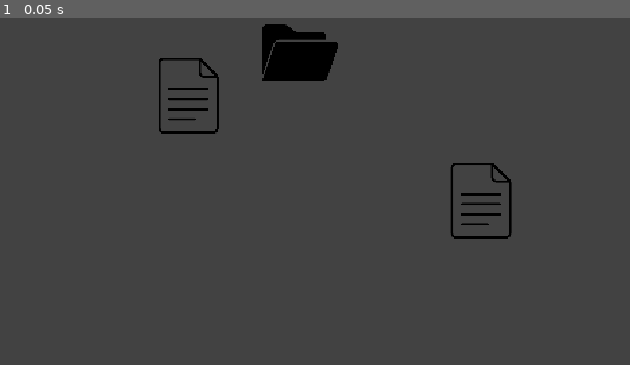
Above: before the commit, frame 1.
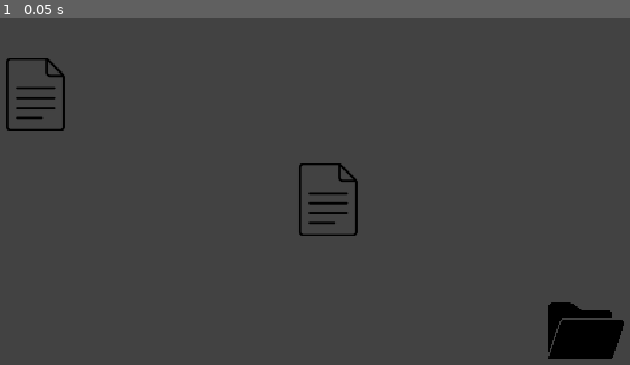
Above: after the commit, the same moment.

Repository: SengulC/pdoom
Game: Godot game, scene res://scenes/level.tscn
The game is run twice, just before and just after one commit, with the same random seed, the same clock (stepped at 60 frames per second) and the same inputs.
Inputs:
- Up to frame 1 (0.05 s): no input

The runs differ from the first frame. In frame 1, 5.0% of the frame differs, in the area x 0-100%, y 1-99%.

Commit message:
FOLDERR UI

Diff:
--- a/pdoom-game/scenes/file.tscn
+++ b/pdoom-game/scenes/file.tscn
@@ -4,12 +4,13 @@
 [ext_resource type="Script" uid="uid://y7hyxaensj5j" path="res://scripts/file.gd" id="2_wr4vy"]
 
 [sub_resource type="RectangleShape2D" id="RectangleShape2D_w2pfo"]
-size = Vector2(420, 530.0001)
+size = Vector2(420, 293.28888)
 
 [node name="File" type="TextureButton" unique_id=963720069]
-offset_right = 512.0
-offset_bottom = 512.0
-scale = Vector2(0.2, 0.2)
+custom_minimum_size = Vector2(100, 100)
+custom_maximum_size = Vector2(100, 100)
+offset_right = 75.0
+offset_bottom = 100.0
 pivot_offset_ratio = Vector2(0.5, 0)
 texture_normal = ExtResource("1_g4uxh")
 script = ExtResource("2_wr4vy")
@@ -17,6 +18,7 @@
 [node name="FileArea2D" type="Area2D" parent="." unique_id=1074028692]
 
 [node name="CollisionShape2D" type="CollisionShape2D" parent="FileArea2D" unique_id=457214113]
-position = Vector2(255.99982, 254.99995)
-scale = Vector2(0.99999964, 0.99999964)
+z_index = 5
+position = Vector2(51.000015, 51)
+scale = Vector2(0.21369866, 0.3614184)
 shape = SubResource("RectangleShape2D_w2pfo")
--- a/pdoom-game/scenes/file_popup.tscn
+++ b/pdoom-game/scenes/file_popup.tscn
@@ -4,6 +4,7 @@
 
 [node name="FilePopup" type="ColorRect" unique_id=1449711572 groups=["filePopup"]]
 visible = false
+z_index = 5
 anchors_preset = 8
 anchor_left = 0.5
 anchor_top = 0.5
--- /dev/null
+++ b/pdoom-game/scenes/folder_popup.tscn
@@ -0,0 +1,41 @@
+[gd_scene format=3 uid="uid://bhrxyglvvdsj4"]
+
+[ext_resource type="Script" uid="uid://d0d712jm1iqtq" path="res://scripts/file_popup.gd" id="1_ewifn"]
+
+[node name="FolderPopup" type="ColorRect" unique_id=1449711572 groups=["filePopup"]]
+z_index = 5
+anchors_preset = 8
+anchor_left = 0.5
+anchor_top = 0.5
+anchor_right = 0.5
+anchor_bottom = 0.5
+offset_left = -250.0
+offset_top = -200.0
+offset_right = 250.0
+offset_bottom = 200.0
+grow_horizontal = 2
+grow_vertical = 2
+color = Color(1, 1, 1, 0.1882353)
+script = ExtResource("1_ewifn")
+folder = true
+
+[node name="Container" type="BoxContainer" parent="." unique_id=1954902812]
+unique_name_in_owner = true
+custom_minimum_size = Vector2(500, 400)
+custom_maximum_size = Vector2(500, 400)
+layout_mode = 0
+offset_right = 500.0
+offset_bottom = 400.0
+alignment = 1
+
+[node name="Button" type="Button" parent="." unique_id=1600773996]
+layout_mode = 1
+anchors_preset = 1
+anchor_left = 1.0
+anchor_right = 1.0
+offset_left = -8.0
+offset_bottom = 8.0
+grow_horizontal = 0
+text = "CLOSE"
+
+[connection signal="pressed" from="Button" to="." method="_on_popup_close_button_pressed"]
--- a/pdoom-game/scenes/level.tscn
+++ b/pdoom-game/scenes/level.tscn
@@ -4,7 +4,6 @@
 [ext_resource type="PackedScene" uid="uid://buph0h50ickkm" path="res://scenes/file.tscn" id="2_w7c3h"]
 [ext_resource type="Texture2D" uid="uid://55pahtw0s5c8" path="res://assets/images/open-folder.png" id="2_w8frs"]
 [ext_resource type="Script" uid="uid://ck4d565uyrfwx" path="res://scripts/folder.gd" id="3_mx8sn"]
-[ext_resource type="PackedScene" uid="uid://j322c0mbxv58" path="res://scenes/file_popup.tscn" id="4_klq6b"]
 [ext_resource type="Resource" uid="uid://bpb5tktt406iy" path="res://assets/resources/test_file.tres" id="5_2r41h"]
 [ext_resource type="Resource" uid="uid://b08gbblenyybb" path="res://assets/resources/test_file2.tres" id="6_klq6b"]
 
@@ -26,11 +25,13 @@
 grow_horizontal = 2
 grow_vertical = 2
 size_flags_vertical = 4
+mouse_filter = 1
 
 [node name="ColorRectBG" type="ColorRect" parent="DesktopUIControl" unique_id=824963458]
 layout_mode = 0
 offset_right = 1080.0
 offset_bottom = 720.0
+mouse_filter = 2
 color = Color(0.26050612, 0.26050615, 0.26050612, 1)
 
 [node name="TextureRect" type="TextureRect" parent="DesktopUIControl" unique_id=837392315]
@@ -46,15 +47,33 @@
 anchor_bottom = 1.0
 grow_horizontal = 2
 grow_vertical = 2
+mouse_filter = 2
+
+[node name="File2" parent="DesktopUIControl/FileContainer" unique_id=2050730725 instance=ExtResource("2_w7c3h")]
+layout_mode = 0
+offset_left = 547.0
+offset_top = 402.0
+offset_right = 1059.0
+offset_bottom = 914.0
+fileContent = ExtResource("6_klq6b")
+
+[node name="File" parent="DesktopUIControl/FileContainer" unique_id=1167000874 instance=ExtResource("2_w7c3h")]
+layout_mode = 0
+offset_left = 151.99998
+offset_top = 260.0
+offset_right = 664.0
+offset_bottom = 772.0
+fileContent = ExtResource("5_2r41h")
 
 [node name="Folder" type="TextureRect" parent="DesktopUIControl/FileContainer" unique_id=1177806281]
 layout_mode = 0
-offset_left = 302.99997
-offset_top = 201.99998
-offset_right = 815.0
-offset_bottom = 714.0
+offset_left = 689.0
+offset_top = 577.99994
+offset_right = 1201.0
+offset_bottom = 1090.0
 scale = Vector2(0.2, 0.2)
 pivot_offset_ratio = Vector2(0.5, 0)
+mouse_filter = 2
 texture = ExtResource("2_w8frs")
 script = ExtResource("3_mx8sn")
 
@@ -65,33 +84,5 @@
 scale = Vector2(0.99999994, 0.99999994)
 shape = SubResource("RectangleShape2D_w2pfo")
 
-[node name="FilePopup" parent="DesktopUIControl" unique_id=1449711572 instance=ExtResource("4_klq6b")]
-layout_mode = 0
-anchors_preset = 0
-anchor_left = 0.0
-anchor_top = 0.0
-anchor_right = 0.0
-anchor_bottom = 0.0
-offset_left = 0.0
-offset_top = 0.0
-offset_right = 500.0
-offset_bottom = 400.0
-grow_horizontal = 1
-grow_vertical = 1
-
-[node name="File" parent="." unique_id=963720069 instance=ExtResource("2_w7c3h")]
-offset_left = 152.0
-offset_top = 260.0
-offset_right = 664.0
-offset_bottom = 772.0
-fileContent = ExtResource("5_2r41h")
-
-[node name="File2" parent="." unique_id=2050730725 instance=ExtResource("2_w7c3h")]
-offset_left = 547.0
-offset_top = 402.0
-offset_right = 1059.0
-offset_bottom = 914.0
-fileContent = ExtResource("6_klq6b")
-
 [connection signal="area_entered" from="DesktopUIControl/FileContainer/Folder/Area2D" to="DesktopUIControl/FileContainer/Folder" method="_on_folder_area_entered"]
 [connection signal="area_exited" from="DesktopUIControl/FileContainer/Folder/Area2D" to="DesktopUIControl/FileContainer/Folder" method="_on_folder_area_exited"]
--- a/pdoom-game/scripts/file.gd
+++ b/pdoom-game/scripts/file.gd
@@ -40,7 +40,7 @@
 	queue_free()
 
 func _open_file():
-	Globalz.populate_file_popup(self)
+	Globalz.open_file_popup(self)
 
 func _input(event: InputEvent):
 	# mouse clicking on file should activate clicking state (which could lead to drag and drop or nothing at all)
--- a/pdoom-game/scripts/file_popup.gd
+++ b/pdoom-game/scripts/file_popup.gd
@@ -1,4 +1,8 @@
 extends ColorRect
+@export var folder := false
 
 func _on_popup_close_button_pressed() -> void:
 	visible = false
+
+#func _process(_delta):
+	#print(get_children(true))
--- a/pdoom-game/scripts/folder.gd
+++ b/pdoom-game/scripts/folder.gd
@@ -1,8 +1,21 @@
-extends TextureRect
+class_name Folder extends TextureRect
 @onready var area_2d: Area2D = $Area2D
+@export var persistent := false # TODO
 
+var grab_offset := Vector2.ZERO
+var press_pos := Vector2.ZERO
+var mouseInArea := false
+
+func _ready() -> void:
+	area_2d.connect("mouse_entered", _on_mouse_entered)
+	area_2d.connect("mouse_exited", _on_mouse_exited)
+	print("setup")
+
+#func _process(delta: float) -> void:
+	#print(mouseInArea)
+
+## FOR DETECTING IF FILE IS ABOUT TO BE DROPPED
 func _on_folder_area_entered(area: Area2D) -> void:
-	#if area.get_parent().currState == Globalz.fileStates.DRAGGING:
 	print("file hovering over folder %s" %area.get_parent().name)
 	var file : File = area.get_parent()
 	file.fileOverFolder = true
@@ -10,3 +23,21 @@
 func _on_folder_area_exited(area: Area2D) -> void:
 	var file : File = area.get_parent()
 	file.fileOverFolder = false
+
+## FOR DETECTING MOUSE HOVER & DOUBLE CLICK
+func _on_mouse_entered() -> void:
+	mouseInArea = true
+	#print("mouseInArea: ", mouseInArea)
+
+func _on_mouse_exited() -> void:
+	mouseInArea = false
+	#print("mouseInArea: ", mouseInArea)
+
+func _input(event: InputEvent):
+	# double click
+	if event.is_action_pressed("lmb_click") and mouseInArea:
+		press_pos = get_global_mouse_position()
+		grab_offset = press_pos - global_position
+
+		if event is InputEventMouseButton and event.double_click:
+			Globalz.open_folder(self)
--- a/pdoom-game/scripts/globalz.gd
+++ b/pdoom-game/scripts/globalz.gd
@@ -1,5 +1,7 @@
 extends Node
 const FILE_POPUP = preload("uid://j322c0mbxv58")
+const FOLDER_POPUP = preload("uid://bhrxyglvvdsj4")
+const FILE = preload("uid://buph0h50ickkm")
 
 enum fileStates {IDLE, CLICKED, DRAGGING, DROPPED}
 var filesInFolder := []
@@ -8,10 +10,24 @@
 	filesInFolder.append(file.duplicate())
 	print("added file to folder", filesInFolder)
 
-func populate_file_popup(file: File):
+func open_file_popup(file: File):
 	var popup := FILE_POPUP.instantiate()
 	var desktop := get_tree().get_first_node_in_group("desktop")
 	desktop.add_child(popup)
 	popup.visible = true
 	var label: Label = popup.get_child(0).get_child(0)
 	label.text = file.fileContent.content
+
+func open_folder(folder: Folder) -> void:
+	var popup := FOLDER_POPUP.instantiate()
+	var desktop := get_tree().get_first_node_in_group("desktop")
+	desktop.add_child(popup)
+
+	var container: Container = popup.find_child("Container", true, false)
+
+	for template : File in filesInFolder:
+		var file: File = template.duplicate() # fresh copy 4 each open
+		file.inFolder = true
+		file.currState = Globalz.fileStates.IDLE
+		file.fileOverFolder = false
+		container.add_child(file)
Binary file changed: pdoom-game/assets/images/file.png
